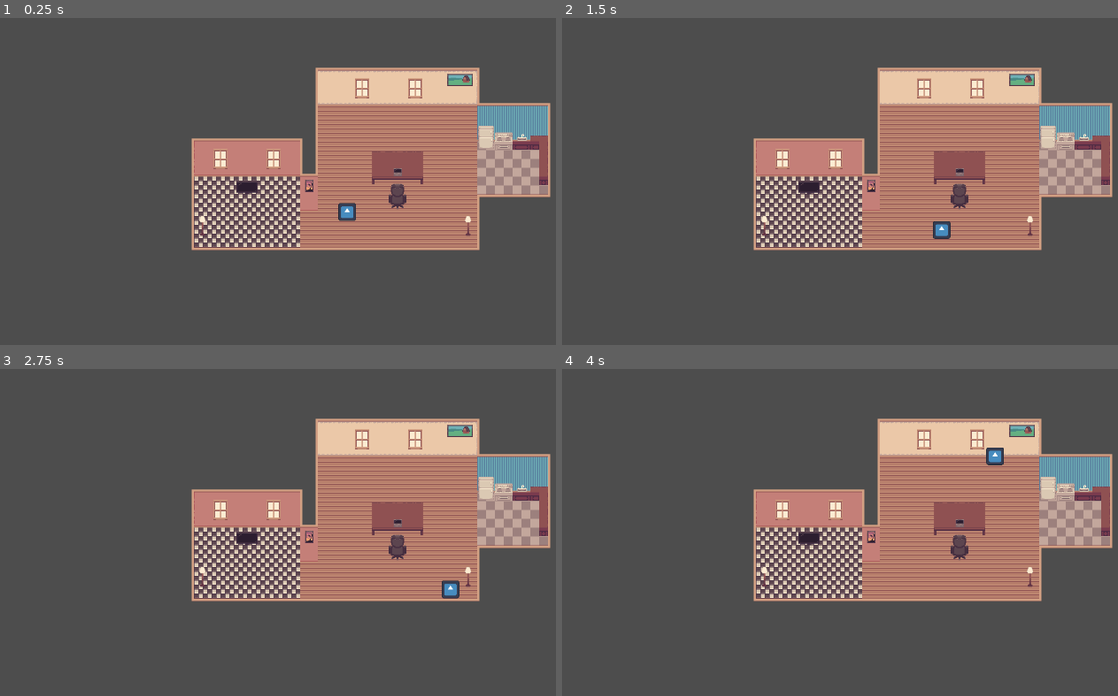
Above: before the commit, frames 1-4 (two rows, left to right).
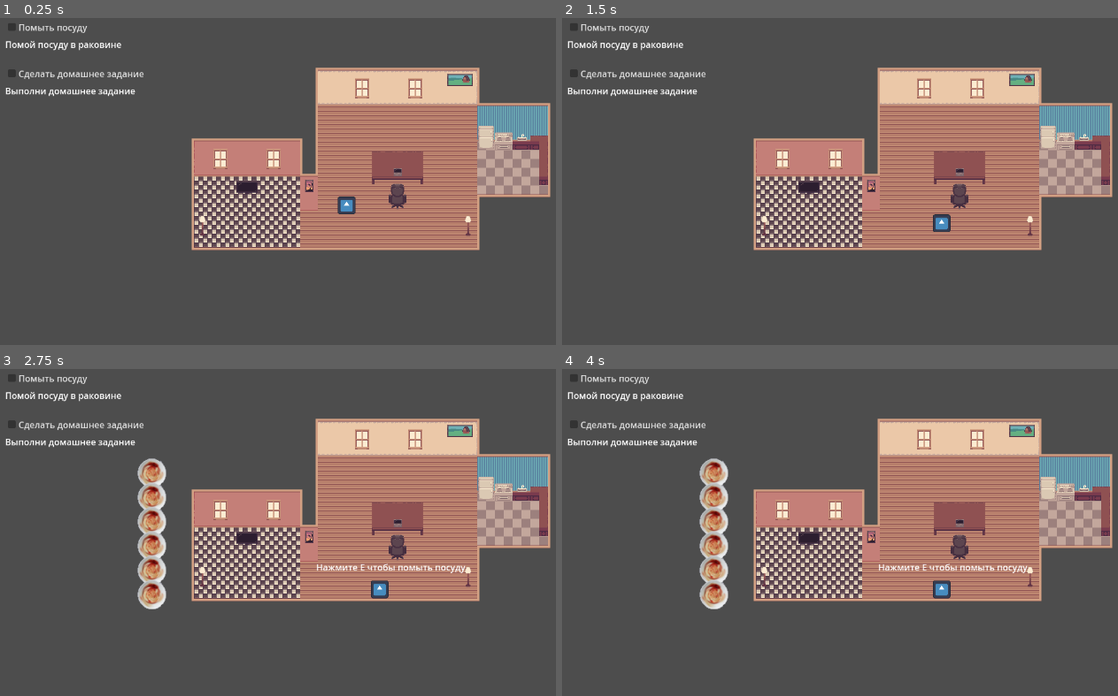
Above: after the commit, the same moments.

Repository: Dudko-godot/cgc-jam1
Game: Godot game, scene res://scenes/levels/game.tscn
Two runs of this game, one before a commit and one after it. Both use one fixed random seed, a clock stepped at 60 frames per second and the inputs below. The engine's default icon, where the game draws it, is replaced by a stand-in: a white triangle on a blue panel in a dark square.
Inputs (mouse positions are in pixels of both pictures, inside the frame that each line leads up to):
- Up to frame 1 (0.25 s): no input
- Up to frame 2 (1.5 s): tap Enter at 0.5 s; move the mouse to (1034, 161) at 0.52 s; hold D (move_right) 0.53-1.28 s; hold E (interact) 0.53-1.28 s; click (1034, 161) at 0.67 s; tap Space at 1.25 s; move the mouse to (739, 204) at 1.27 s; hold S (move_down) from 1.28 s (still down); tap E (interact) at 1.35 s; click (739, 204) at 1.42 s
- Up to frame 3 (2.75 s): tap Enter at 2 s; move the mouse to (389, 447) at 2.02 s; release S (move_down) at 2.03 s; hold D (move_right) from 2.03 s (still down); hold E (interact) from 2.03 s (still down); click (389, 447) at 2.17 s
- Up to frame 4 (4 s): move the mouse to (845, 614) at 2.77 s; release D (move_right) at 2.78 s; release E (interact) at 2.78 s; hold W (move_up) 2.78-3.53 s; tap E (interact) at 2.85 s; click (845, 614) at 2.92 s; move the mouse to (1090, 594) at 3.52 s; hold A (move_left) from 3.53 s (still down); hold E (interact) from 3.53 s (still down); click (1090, 594) at 3.67 s

The runs differ from the first frame. In frame 1, 1.1% of the frame differs, in the area x 0-65%, y 1-63%; in frame 2, 1.1%; in frame 3, 3.6%, in the area x 0-84%, y 1-74%; in frame 4, 3.6%.

Commit message:
Улучшена интеграция мини-игр и UI для поддержки новых функций.

Diff:
--- /dev/null
+++ b/global/game_tasks.gd
@@ -0,0 +1,136 @@
+extends Node
+
+# Сигналы
+signal task_state_changed(task_id, new_state)
+signal task_list_updated()
+
+# Состояния задач
+enum TaskState {
+	INACTIVE,   # Задача неактивна
+	ACTIVE,     # Задача активна и доступна
+	COMPLETED,  # Задача выполнена
+	FAILED      # Задача провалена
+}
+
+# Структура задачи:
+# {
+#   "id": String,                 # Уникальный идентификатор задачи
+#   "title": String,              # Название задачи
+#   "description": String,        # Описание задачи
+#   "scene_path": String,         # Путь к сцене мини-игры
+#   "state": TaskState,           # Текущее состояние задачи
+#   "prompt_text": String,        # Текст подсказки при взаимодействии
+#   "disabled_text": String       # Текст при неактивной задаче
+# }
+
+# Список всех задач
+var tasks = {
+	"wash_dishes": {
+		"id": "wash_dishes",
+		"title": "Помыть посуду",
+		"description": "Помой посуду в раковине",
+		"scene_path": "res://scenes/mini-games/washing_dishes/sink.tscn",
+		"state": TaskState.INACTIVE,
+		"prompt_text": "Нажмите E чтобы помыть посуду",
+		"disabled_text": "Посуда уже чистая"
+	},
+	"do_homework": {
+		"id": "do_homework",
+		"title": "Сделать домашнее задание",
+		"description": "Выполни домашнее задание",
+		"scene_path": "res://scenes/mini-games/homework/homework.tscn",
+		"state": TaskState.INACTIVE,
+		"prompt_text": "Нажмите E чтобы сделать домашнее задание",
+		"disabled_text": "Домашнее задание уже сделано"
+	},
+	"test_game": {
+		"id": "test_game",
+		"title": "Тестовая игра",
+		"description": "Запустить тестовую игру",
+		"scene_path": "res://scenes/mini-games/test_game/test_game.tscn",
+		"state": TaskState.INACTIVE,
+		"prompt_text": "Нажмите E чтобы запустить тестовую игру",
+		"disabled_text": "Тестовая игра недоступна"
+	}
+	# Добавляйте новые задачи здесь
+}
+
+# Инициализация при запуске игры
+func _ready():
+	# Подключаемся к сигналам MiniGameManager
+	var mini_game_manager = get_node("/root/MiniGameManager")
+	mini_game_manager.minigame_completed_signal.connect(_on_minigame_completed)
+	mini_game_manager.minigame_cancelled_signal.connect(_on_minigame_cancelled)
+
+# Генерация случайного набора активных задач
+func generate_random_tasks(count: int):
+	# Сначала сбрасываем все задачи в неактивное состояние
+	for task_id in tasks:
+		set_task_state(task_id, TaskState.INACTIVE)
+
+	# Получаем список всех задач и перемешиваем его
+	var task_ids = tasks.keys()
+	task_ids.shuffle()
+
+	# Активируем нужное количество задач
+	var tasks_to_activate = min(count, task_ids.size())
+	for i in range(tasks_to_activate):
+		set_task_state(task_ids[i], TaskState.ACTIVE)
+
+	# Отправляем сигнал об обновлении списка задач
+	task_list_updated.emit()
+
+# Установка состояния задачи
+func set_task_state(task_id: String, new_state: TaskState):
+	if task_id in tasks:
+		var old_state = tasks[task_id]["state"]
+		if old_state != new_state:
+			tasks[task_id]["state"] = new_state
+			task_state_changed.emit(task_id, new_state)
+
+# Получение состояния задачи
+func get_task_state(task_id: String) -> int:
+	if task_id in tasks:
+		return tasks[task_id]["state"]
+	return TaskState.INACTIVE
+
+# Получение данных задачи
+func get_task(task_id: String) -> Dictionary:
+	if task_id in tasks:
+		return tasks[task_id]
+	return {}
+
+# Получение пути к сцене мини-игры по ID задачи
+func get_scene_path(task_id: String) -> String:
+	if task_id in tasks:
+		return tasks[task_id]["scene_path"]
+	return ""
+
+# Получение списка активных задач
+func get_active_tasks() -> Array:
+	var active = []
+	for task_id in tasks:
+		if tasks[task_id]["state"] == TaskState.ACTIVE:
+			active.append(tasks[task_id])
+	return active
+
+# Получение списка выполненных задач
+func get_completed_tasks() -> Array:
+	var completed = []
+	for task_id in tasks:
+		if tasks[task_id]["state"] == TaskState.COMPLETED:
+			completed.append(tasks[task_id])
+	return completed
+
+# Обработчик завершения мини-игры
+func _on_minigame_completed(minigame_name: String):
+	# Ищем задачу по имени мини-игры
+	for task_id in tasks:
+		if tasks[task_id]["id"] == minigame_name:
+			set_task_state(task_id, TaskState.COMPLETED)
+			break
+
+# Обработчик отмены мини-игры
+func _on_minigame_cancelled(_minigame_name: String):
+	# При отмене состояние не меняется
+	pass
--- a/global/input_manager.gd
+++ b/global/input_manager.gd
@@ -6,10 +6,6 @@
 # Сигналы для действий
 signal interact_pressed
 signal interact_released
-
-# Сигналы для мини-игр
-signal minigame_action_pressed
-signal minigame_cancel_pressed
 
 # Флаг для блокировки ввода
 var input_enabled = true
@@ -34,12 +30,6 @@
 	elif event.is_action_released("interact"):
 		interact_released.emit()
 
-	# Обработка действий мини-игры
-	if event.is_action_pressed("minigame_action"):
-		minigame_action_pressed.emit()
-	if event.is_action_pressed("minigame_cancel"):
-		minigame_cancel_pressed.emit()
-
 # Методы для включения/отключения ввода
 func enable_input():
 	input_enabled = true
--- a/global/mini_game_manager.gd
+++ b/global/mini_game_manager.gd
@@ -2,69 +2,64 @@
 
 # Сигналы для коммуникации с другими объектами
 # Используем сигналы с префиксом, чтобы избежать предупреждений
-signal minigame_started_signal(minigame_name)
-signal minigame_completed_signal(minigame_name)
-signal minigame_cancelled_signal(minigame_name)
+signal minigame_started_signal(task_id)
+signal minigame_completed_signal(task_id)
+signal minigame_cancelled_signal(task_id)
 
 # Переменные для отслеживания текущей мини-игры
 var current_minigame = null
-var current_minigame_name = ""
+var current_task_id = ""
 var minigame_canvas_layer = null
 var minigame_active = false  # Флаг активности мини-игры
 
-# Словарь с путями к сценам мини-игр
-var minigames = {
-	"test_game": "res://scenes/mini-games/test_game/test_game.tscn",
-	"sink": "res://scenes/mini-games/washing_dishes/sink.tscn",
-	"homework": "res://scenes/mini-games/homework/homework.tscn"
-}
-
-# Запуск мини-игры по имени
-func start_minigame(minigame_name: String):
+# Запуск мини-игры по ID задачи
+func start_minigame(task_id: String):
 	# Проверяем, не активна ли уже мини-игра
 	if minigame_active:
 		return false
 
-	if minigame_name in minigames:
-		var file_path = minigames[minigame_name]
+	# Получаем путь к сцене из GameTasks
+	var game_tasks = get_node("/root/GameTasks")
+	var scene_path = game_tasks.get_scene_path(task_id)
 
-		# Проверяем существование файла
-		if not ResourceLoader.exists(file_path):
-			return false
+	if scene_path.is_empty():
+		return false
 
-		# Создаём слой для отображения мини-игры поверх основной игры
-		minigame_canvas_layer = CanvasLayer.new()
-		minigame_canvas_layer.layer = 10
-		get_tree().root.add_child(minigame_canvas_layer)
+	# Проверяем существование файла
+	if not ResourceLoader.exists(scene_path):
+		return false
 
-		# Загружаем и создаём экземпляр мини-игры
-		var minigame_scene = load(file_path)
+	# Создаём слой для отображения мини-игры поверх основной игры
+	minigame_canvas_layer = CanvasLayer.new()
+	minigame_canvas_layer.layer = 10
+	get_tree().root.add_child(minigame_canvas_layer)
 
-		if minigame_scene == null:
-			minigame_canvas_layer.queue_free()
-			minigame_canvas_layer = null
-			return false
+	# Загружаем и создаём экземпляр мини-игры
+	var minigame_scene = load(scene_path)
 
-		current_minigame = minigame_scene.instantiate()
-		minigame_canvas_layer.add_child(current_minigame)
+	if minigame_scene == null:
+		minigame_canvas_layer.queue_free()
+		minigame_canvas_layer = null
+		return false
 
-		# Подключаем сигналы
-		if current_minigame.has_signal("game_completed"):
-			current_minigame.game_completed.connect(_on_minigame_completed)
+	current_minigame = minigame_scene.instantiate()
+	minigame_canvas_layer.add_child(current_minigame)
 
-		if current_minigame.has_signal("game_cancelled"):
-			current_minigame.game_cancelled.connect(_on_minigame_cancelled)
+	# Подключаем сигналы
+	if current_minigame.has_signal("game_completed"):
+		current_minigame.game_completed.connect(_on_minigame_completed)
 
-		# Запоминаем имя текущей мини-игры и устанавливаем флаг активности
-		current_minigame_name = minigame_name
-		minigame_active = true
+	if current_minigame.has_signal("game_cancelled"):
+		current_minigame.game_cancelled.connect(_on_minigame_cancelled)
 
-		# Отправляем сигнал о запуске мини-игры
-		minigame_started_signal.emit(minigame_name)
+	# Запоминаем ID текущей задачи и устанавливаем флаг активности
+	current_task_id = task_id
+	minigame_active = true
 
-		return true
-	else:
-		return false
+	# Отправляем сигнал о запуске мини-игры
+	minigame_started_signal.emit(task_id)
+
+	return true
 
 # Закрытие текущей мини-игры
 func close_minigame():
@@ -74,16 +69,16 @@
 
 		current_minigame = null
 		minigame_canvas_layer = null
-		current_minigame_name = ""
+		current_task_id = ""
 		minigame_active = false
 
 # Обработчики сигналов от мини-игры
 func _on_minigame_completed():
-	minigame_completed_signal.emit(current_minigame_name)
+	minigame_completed_signal.emit(current_task_id)
 	close_minigame()
 
 func _on_minigame_cancelled():
-	minigame_cancelled_signal.emit(current_minigame_name)
+	minigame_cancelled_signal.emit(current_task_id)
 	close_minigame()
 
 # Проверка, активна ли мини-игра
--- a/project.godot
+++ b/project.godot
@@ -19,6 +19,7 @@
 
 MiniGameManager="*res://global/mini_game_manager.gd"
 InputManager="*res://global/input_manager.gd"
+GameTasks="*res://global/game_tasks.gd"
 
 [display]
 
--- a/scenes/activates/activator.gd
+++ b/scenes/activates/activator.gd
@@ -1,15 +1,19 @@
 extends Area2D
 
-@export var minigame_name: String = "test_game"
-@export var prompt_text: String = "Нажмите E для запуска мини-игры"
+# Экспортируемые переменные
+@export var task_id: String = "test_game"
 
+# Переменные состояния
 var player_in_range = false
 var label = null
+var task_data = {}
 
 func _ready():
+	# Добавляем в группу активаторов
+	add_to_group("activators")
+
 	# Создаем метку для подсказки
 	label = Label.new()
-	label.text = prompt_text
 	label.visible = false
 	add_child(label)
 
@@ -17,26 +21,50 @@
 	body_entered.connect(_on_body_entered)
 	body_exited.connect(_on_body_exited)
 
-func _input(event):
-	# Проверяем нажатие клавиши E (ui_accept) или KEY_E
-	if player_in_range and event.is_action_pressed("interact"):
-		_start_minigame()
+	# Подключаемся к сигналам GameTasks
+	var game_tasks = get_node("/root/GameTasks")
+	game_tasks.task_state_changed.connect(_on_task_state_changed)
 
-func _process(delta):
+	# Загружаем данные задачи
+	_load_task_data()
+
+func _process(_delta):
 	# Обновляем позицию метки
 	if label and label.visible:
 		label.position = Vector2(-label.size.x / 2, -50)
 
+func _input(event):
+	# Проверяем нажатие клавиши взаимодействия
+	if player_in_range and is_task_active() and event.is_action_pressed("interact"):
+		_start_minigame()
+
 func _on_body_entered(body):
 	if body is CharacterBody2D:
 		player_in_range = true
-		label.visible = true
+		_update_label()
 
 func _on_body_exited(body):
 	if body is CharacterBody2D:
 		player_in_range = false
 		label.visible = false
 
+# Загрузка данных задачи
+func _load_task_data():
+	var game_tasks = get_node("/root/GameTasks")
+	task_data = game_tasks.get_task(task_id)
+	_update_visual_state()
+
+# Обработчик изменения состояния задачи
+func _on_task_state_changed(changed_task_id, _new_state):
+	if changed_task_id == task_id:
+		_load_task_data()
+
+# Проверка, активна ли задача
+func is_task_active() -> bool:
+	var game_tasks = get_node("/root/GameTasks")
+	return game_tasks.get_task_state(task_id) == game_tasks.TaskState.ACTIVE
+
+# Запуск мини-игры
 func _start_minigame():
 	# Пытаемся получить доступ к MiniGameManager
 	var mini_game_manager = get_node_or_null("/root/MiniGameManager")
@@ -49,4 +77,42 @@
 		return
 
 	# Запускаем мини-игру
-	mini_game_manager.start_minigame(minigame_name)
+	mini_game_manager.start_minigame(task_id)
+
+# Обновление визуального состояния
+func _update_visual_state():
+	var game_tasks = get_node("/root/GameTasks")
+	var state = game_tasks.get_task_state(task_id)
+
+	# Визуальное отображение состояния
+	match state:
+		game_tasks.TaskState.ACTIVE:
+			modulate = Color(1, 1, 1, 1)
+		game_tasks.TaskState.COMPLETED:
+			modulate = Color(0.5, 1, 0.5, 0.7)
+		game_tasks.TaskState.FAILED:
+			modulate = Color(1, 0.5, 0.5, 0.7)
+		_:  # INACTIVE
+			modulate = Color(0.5, 0.5, 0.5, 0.5)
+
+	_update_label()
+
+# Обновление текста подсказки
+func _update_label():
+	if not label or not player_in_range or task_data.is_empty():
+		return
+
+	label.visible = true
+
+	var game_tasks = get_node("/root/GameTasks")
+	var state = game_tasks.get_task_state(task_id)
+
+	match state:
+		game_tasks.TaskState.ACTIVE:
+			label.text = task_data.get("prompt_text", "Нажмите E для взаимодействия")
+		game_tasks.TaskState.COMPLETED:
+			label.text = "Задача выполнена"
+		game_tasks.TaskState.FAILED:
+			label.text = "Задача провалена"
+		_:  # INACTIVE
+			label.text = task_data.get("disabled_text", "Недоступно")
--- a/scenes/levels/game.gd
+++ b/scenes/levels/game.gd
@@ -9,6 +9,11 @@
 		mini_game_manager.minigame_started_signal.connect(_on_minigame_started)
 		mini_game_manager.minigame_completed_signal.connect(_on_minigame_completed)
 		mini_game_manager.minigame_cancelled_signal.connect(_on_minigame_cancelled)
+
+	# Генерируем случайный набор задач
+	if has_node("/root/GameTasks"):
+		var game_tasks = get_node("/root/GameTasks")
+		game_tasks.generate_random_tasks(2)  # Активируем 3 случайные задачи
 
 func _on_minigame_started(_minigame_name):
 	# Отключаем управление игроком во время мини-игры
--- a/scenes/levels/game.tscn
+++ b/scenes/levels/game.tscn
@@ -1,9 +1,10 @@
-[gd_scene load_steps=5 format=3 uid="uid://b0rryeea1gkhy"]
+[gd_scene load_steps=6 format=3 uid="uid://b0rryeea1gkhy"]
 
 [ext_resource type="Script" path="res://scenes/levels/game.gd" id="1_u2st1"]
 [ext_resource type="PackedScene" uid="uid://b7tfr2tgwu4cb" path="res://scenes/map/map.tscn" id="1_vrxxs"]
 [ext_resource type="PackedScene" uid="uid://bddbyx2k1888e" path="res://scenes/player/player.tscn" id="2_qq51q"]
 [ext_resource type="PackedScene" uid="uid://cudp4v2d65pm8" path="res://scenes/activates/activator.tscn" id="3_koioy"]
+[ext_resource type="PackedScene" uid="uid://cei62be2swy2j" path="res://scenes/ui/task_list_ui.tscn" id="5_nl5dp"]
 
 [node name="Game" type="Node2D"]
 script = ExtResource("1_u2st1")
@@ -12,15 +13,21 @@
 position = Vector2(0, -4)
 
 [node name="SimpleInteractable4" parent="map" instance=ExtResource("3_koioy")]
-position = Vector2(624, 405)
+position = Vector2(677, 465)
 
 [node name="SimpleInteractable5" parent="map" instance=ExtResource("3_koioy")]
-position = Vector2(861, 426)
-minigame_name = "homework"
+position = Vector2(772, 462)
+task_id = "wash_dishes"
 
 [node name="SimpleInteractable6" parent="map" instance=ExtResource("3_koioy")]
-position = Vector2(982, 347)
-minigame_name = "sink"
+position = Vector2(853, 459)
+task_id = "do_homework"
 
 [node name="Player" parent="." instance=ExtResource("2_qq51q")]
-position = Vector2(693, 412)
+position = Vector2(692, 400)
+
+[node name="TaskListUi" parent="." instance=ExtResource("5_nl5dp")]
+offset_left = 65.0
+offset_top = 52.0
+offset_right = 365.0
+offset_bottom = 452.0
--- a/scenes/mini-games/homework/homework.gd
+++ b/scenes/mini-games/homework/homework.gd
@@ -48,4 +48,4 @@
 		create_answer_buttons()
 
 func _on_homework_completed() -> void:
-	emit_signal("game_completed")
+	game_completed.emit()
--- /dev/null
+++ b/scenes/ui/task_list_ui.gd
@@ -0,0 +1,59 @@
+extends Control
+
+# Ссылки на ноды
+@onready var task_container = $TaskContainer
+@onready var task_item_template = $TaskItemTemplate
+
+func _ready():
+	# Скрываем шаблон
+	task_item_template.visible = false
+
+	# Подключаемся к сигналам GameTasks
+	var game_tasks = get_node("/root/GameTasks")
+	game_tasks.task_state_changed.connect(_on_task_state_changed)
+	game_tasks.task_list_updated.connect(_update_task_list)
+
+	# Обновляем список задач
+	_update_task_list()
+
+# Обновление списка задач
+func _update_task_list():
+	# Очищаем контейнер
+	for child in task_container.get_children():
+		if child != task_item_template:
+			child.queue_free()
+
+	# Получаем списки задач
+	var game_tasks = get_node("/root/GameTasks")
+	var active_tasks = game_tasks.get_active_tasks()
+	var completed_tasks = game_tasks.get_completed_tasks()
+
+	# Добавляем активные задачи
+	for task in active_tasks:
+		_add_task_item(task, false)
+
+	# Добавляем выполненные задачи
+	for task in completed_tasks:
+		_add_task_item(task, true)
+
+# Добавление элемента задачи в список
+func _add_task_item(task, is_completed):
+	# Создаем копию шаблона
+	var task_item = task_item_template.duplicate()
+	task_item.visible = true
+
+	# Настраиваем элемент
+	task_item.get_node("CheckBox").text = task["title"]
+	task_item.get_node("Description").text = task["description"]
+
+	# Отмечаем выполненные задачи
+	if is_completed:
+		task_item.get_node("CheckBox").button_pressed = true
+		task_item.modulate = Color(0.7, 0.7, 0.7)
+
+	# Добавляем в контейнер
+	task_container.add_child(task_item)
+
+# Обработчик изменения состояния задачи
+func _on_task_state_changed(_task_id, _new_state):
+	_update_task_list()
--- /dev/null
+++ b/scenes/ui/task_list_ui.tscn
@@ -0,0 +1,47 @@
+[gd_scene load_steps=2 format=3 uid="uid://cei62be2swy2j"]
+
+[ext_resource type="Script" path="res://scenes/ui/task_list_ui.gd" id="1_b3djv"]
+
+[node name="TaskListUi" type="Control"]
+custom_minimum_size = Vector2(300, 400)
+layout_mode = 3
+anchors_preset = 15
+anchor_right = 1.0
+anchor_bottom = 1.0
+grow_horizontal = 2
+grow_vertical = 2
+mouse_filter = 2
+script = ExtResource("1_b3djv")
+
+[node name="TaskContainer" type="VBoxContainer" parent="."]
+custom_minimum_size = Vector2(280, 380)
+layout_mode = 1
+anchors_preset = 8
+anchor_left = 0.5
+anchor_top = 0.5
+anchor_right = 0.5
+anchor_bottom = 0.5
+offset_left = -140.0
+offset_top = -190.0
+offset_right = 140.0
+offset_bottom = 190.0
+grow_horizontal = 2
+grow_vertical = 2
+
+[node name="TaskItemTemplate" type="VBoxContainer" parent="."]
+custom_minimum_size = Vector2(280, 80)
+layout_mode = 0
+offset_right = 280.0
+offset_bottom = 92.0
+
+[node name="CheckBox" type="CheckBox" parent="TaskItemTemplate"]
+custom_minimum_size = Vector2(10, 10)
+layout_mode = 2
+focus_mode = 0
+mouse_filter = 2
+text = "Название задачи"
+
+[node name="Description" type="Label" parent="TaskItemTemplate"]
+custom_minimum_size = Vector2(230, 30)
+layout_mode = 2
+text = "Описание задачи"
